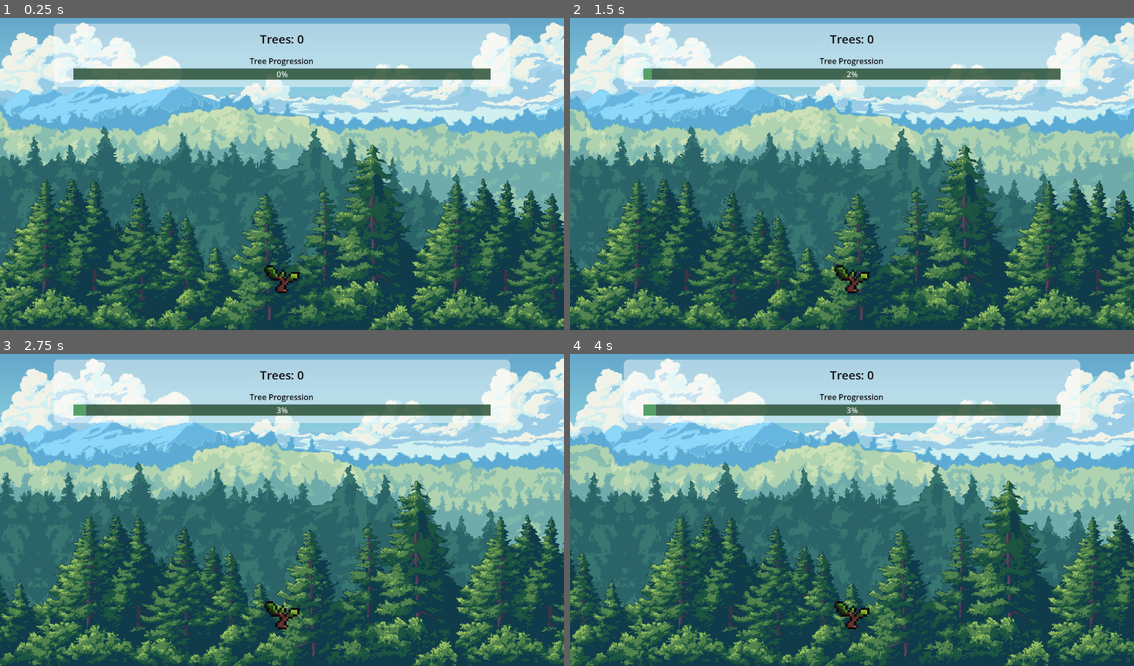
Above: before the commit, frames 1-4 (two rows, left to right).
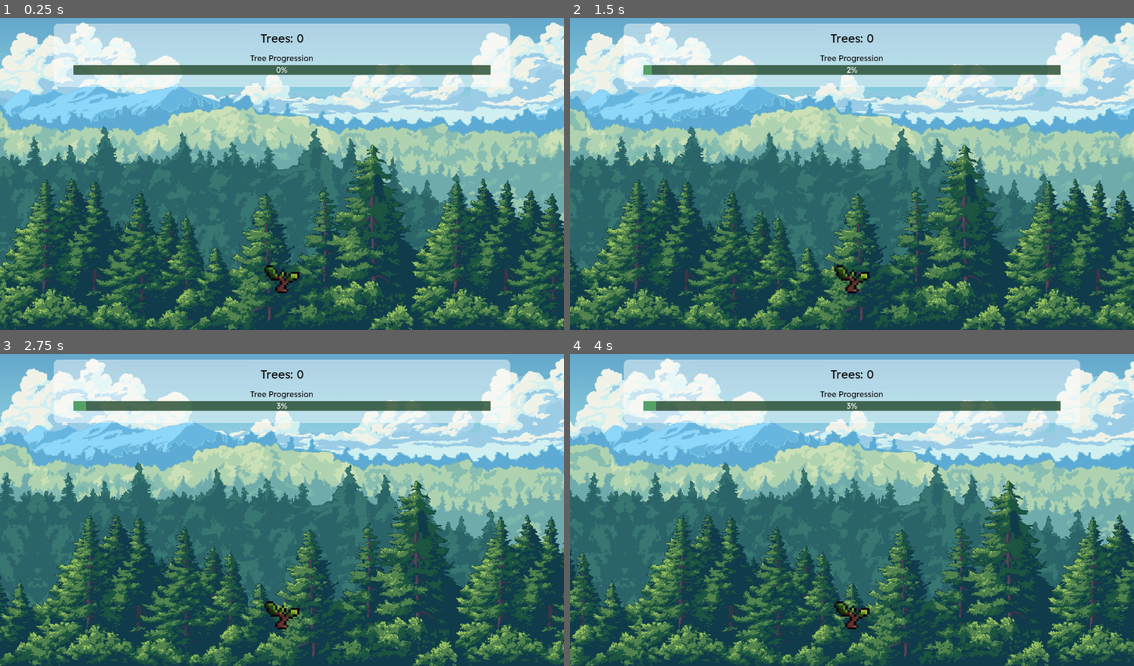
Above: after the commit, the same moments.

Repository: CallumB04/tree-clicker
Game: Godot game, scene res://Scenes/Game.tscn
Two runs of this game, one before a commit and one after it. Both use one fixed random seed, a clock stepped at 60 frames per second and the inputs below.
Inputs (mouse positions are in pixels of both pictures, inside the frame that each line leads up to):
- Up to frame 1 (0.25 s): no input
- Up to frame 2 (1.5 s): click (852, 280) at 0.5 s; click (852, 280) at 1.25 s
- Up to frame 3 (2.75 s): click (282, 616) at 2 s
- Up to frame 4 (4 s): no input

The runs differ from the first frame. In frame 1, 2.5% of the frame differs, in the area x 13-87%, y 5-20%; in frame 2, 2.5%; in frame 3, 2.5%; in frame 4, 2.5%.

Commit message:
feat: add new font

Diff:
--- a/project.godot
+++ b/project.godot
@@ -15,6 +15,10 @@
 config/features=PackedStringArray("4.4", "GL Compatibility")
 config/icon="res://Assets/icon.svg"
 
+[gui]
+
+theme/custom_font="uid://cyutfaobtgonu"
+
 [rendering]
 
 textures/canvas_textures/default_texture_filter=0
Binary file added: Assets/Fonts/Lexend/Lexend-VariableFont_wght.ttf
Not shown, added: Assets/Fonts/Lexend/Lexend-VariableFont_wght.ttf.import
